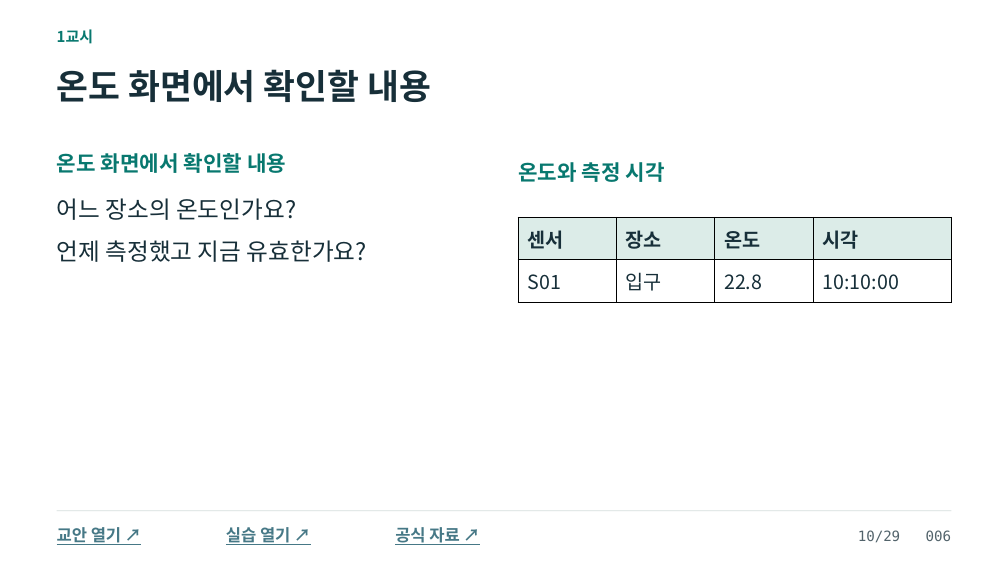
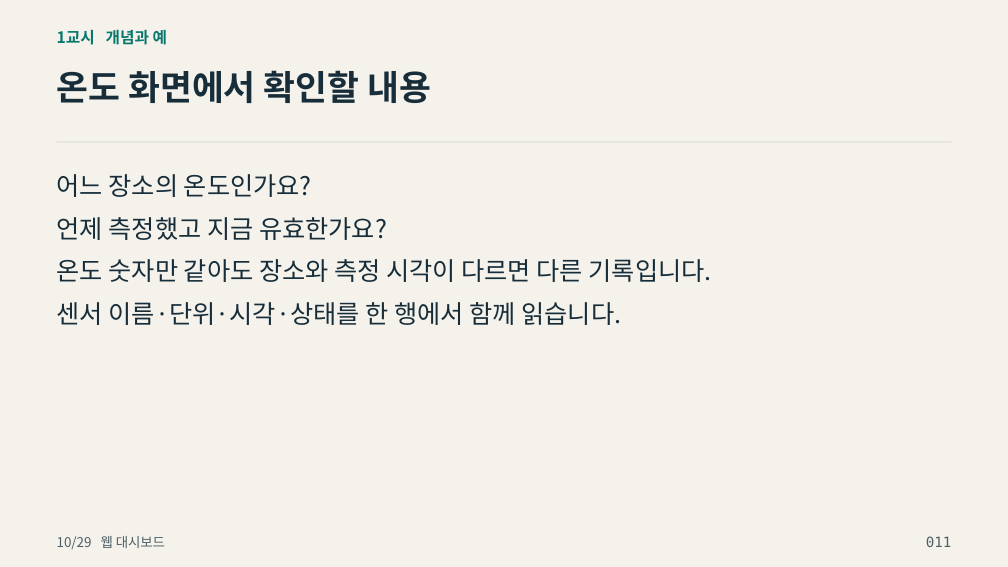
Before and after one commit to zeusk302-png/kdigital-physical-ai, a slide deck: slide 11 of downloads/2026-10-29/readable-slides.pptx (slide 6 before the commit). Drawn at 1008x567 pixels with LibreOffice and Linux fonts; fonts in the diff are those of the drawing; background and template pictures are left out. Boxes give left, top, right and bottom in pixels: in the first picture for what was removed or moved away, otherwise in the second. Text is boxed around its words. In the diff, an @@ line names an element or a change of style, - is before the commit and + after.

```diff
--- a/downloads/2026-10-29/readable-slides.pptx
+++ b/downloads/2026-10-29/readable-slides.pptx
@@ background #FFFFFF to picture (left out) @@
@@ text at [57, 29, 167, 45]: text changed; size 14.2 to 15 pt; text colour #08786F to #08776D @@
-1교시
+1교시 개념과 예
@@ text "온도 화면에서 확인할 내용" at [57, 70, 431, 103]: text colour #172F39 to #172E3A @@
@@ rectangle added at [57, 142, 951, 143], fill #CDCFC7 @@
@@ text "어느 장소의 온도인가요?" at [57, 174, 312, 197]: size 22.5 to 24 pt, text colour #172F39 to #172E3A @@
@@ text "어느 장소의 온도인가요?": place and size @@
-text "어느 장소의 온도인가요?" at [57, 198, 296, 220]
+text "어느 장소의 온도인가요?" at [57, 174, 312, 197]
@@ text removed at [57, 153, 286, 173] @@
-온도 화면에서 확인할 내용
@@ text removed at [518, 162, 665, 182] @@
-온도와 측정 시각
@@ text "언제 측정했고 지금 유효한가요?": place and size @@
-text "언제 측정했고 지금 유효한가요?" at [57, 240, 367, 262]
+text "언제 측정했고 지금 유효한가요?" at [57, 217, 387, 240]
@@ text "언제 측정했고 지금 유효한가요?" at [57, 217, 387, 240]: size 22.5 to 24 pt, text colour #172F39 to #172E3A @@
@@ table removed at [518, 218, 951, 302], 2 rows, 4 columns @@
-센서 | 장소 | 온도 | 시각
-S01 | 입구 | 22.8 | 10:10:00
@@ text added at [57, 259, 712, 282], 24 pt, text #172E3A @@
+온도 숫자만 같아도 장소와 측정 시각이 다르면 다른 기록입니다.
@@ text added at [57, 302, 621, 325], 24 pt, text #172E3A @@
+센서 이름·단위·시각·상태를 한 행에서 함께 읽습니다.
@@ rectangle removed at [57, 510, 951, 511] @@
@@ text removed at [57, 527, 121, 545] @@
-교안 열기 ↗
@@ text added at [57, 536, 165, 549], 12.8 pt, text #4D6068 @@
+10/29 웹 대시보드
@@ text removed at [226, 527, 290, 545] @@
-실습 열기 ↗
@@ text removed at [395, 527, 459, 545] @@
-공식 자료 ↗
@@ text removed at [858, 530, 952, 543] @@
-10/29 006
@@ text added at [926, 536, 951, 547], 13.5 pt, text #4D6068 @@
+011
```
Also in this commit, not shown: 38 other slides changed, 78 slides added, 65 slides removed, 11 other files.
